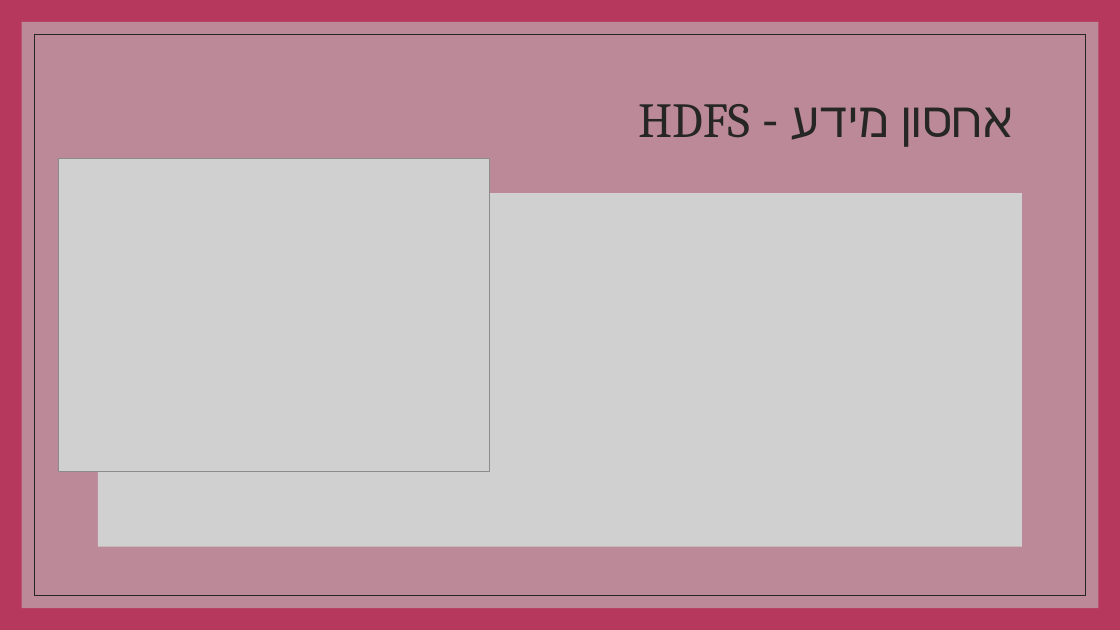
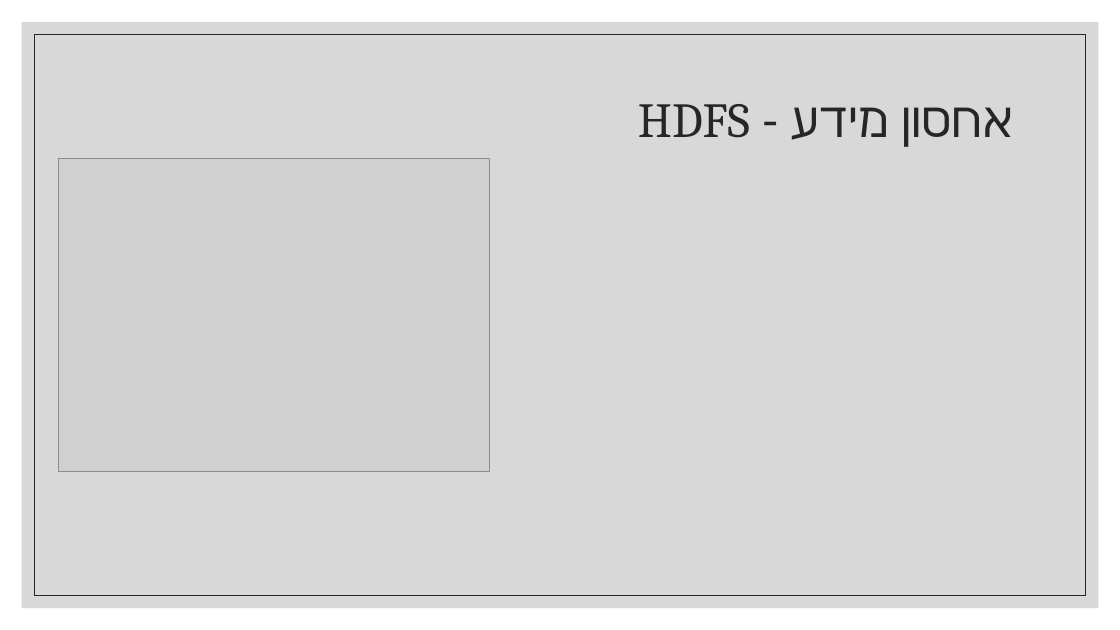
Before and after one commit to fensterheim/OpenUDataScienceProj, a slide deck: slide 6 of Lecture/Big Data with Cloud Computing.pptx. Drawn at 1120x630 pixels with LibreOffice and Linux fonts; fonts in the diff are those of the drawing; grey boxes stand for pictures. Boxes give left, top, right and bottom in pixels: in the first picture for what was removed or moved away, otherwise in the second. Text is boxed around its words. In the diff, an @@ line names an element or a change of style, - is before the commit and + after.

Commit message:
converted to better format, added comparison with traditional systems slide

```diff
--- a/Lecture/Big Data with Cloud Computing.pptx
+++ b/Lecture/Big Data with Cloud Computing.pptx
@@ rectangle removed at (x1=0, y1=0, x2=1120, y2=630) @@
@@ rectangle at (x1=34, y1=34, x2=1086, y2=596): outline #262626 0.51 pt to #262626 0.75 pt @@
@@ picture removed at (x1=98, y1=193, x2=1023, y2=547) @@
```
Also in this commit, not shown: 14 other slides changed.
